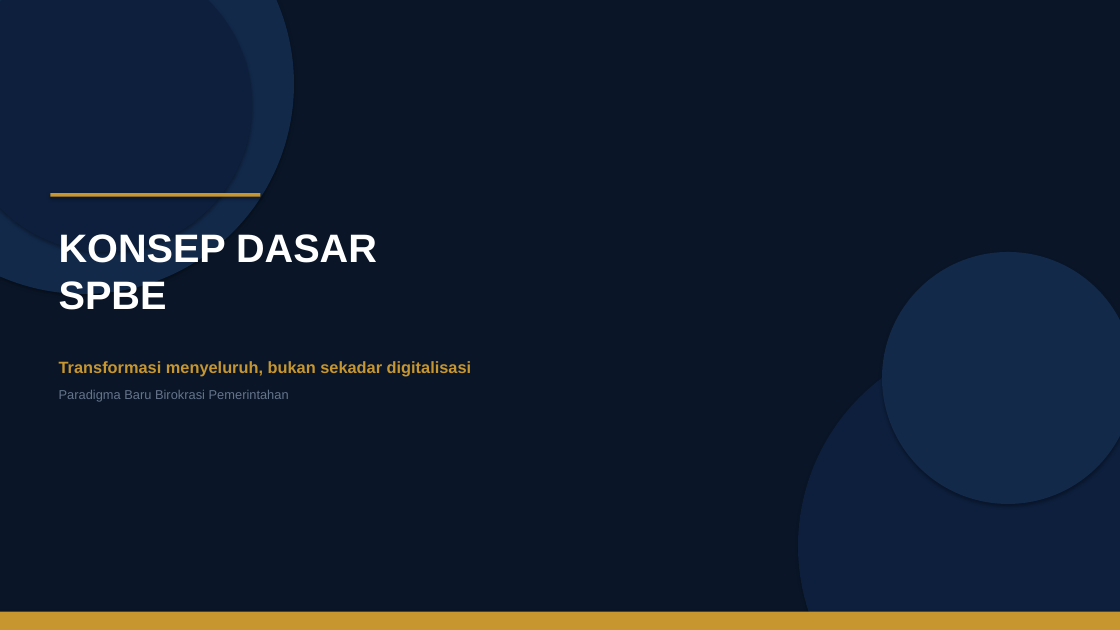
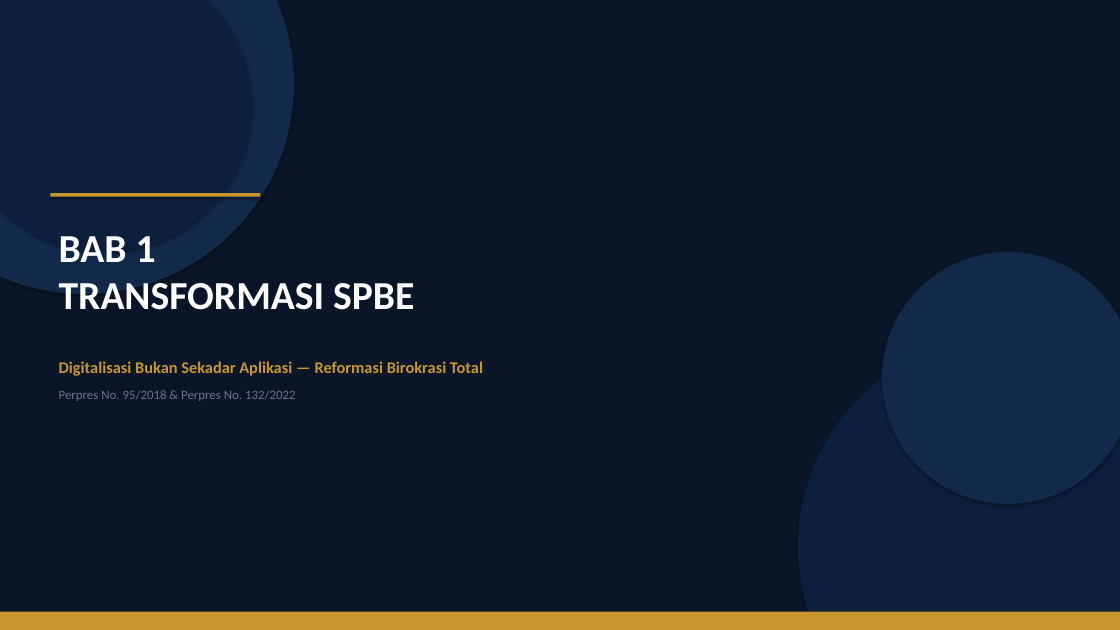
Before and after one commit to rahadiana/coba_ppt, a slide deck: slide 3 of SPBE_Transformasi_Birokrasi.pptx. Drawn at 1120x630 pixels with LibreOffice and Linux fonts; fonts in the diff are those of the drawing. Boxes give left, top, right and bottom in pixels: in the first picture for what was removed or moved away, otherwise in the second. Text is boxed around its words. In the diff, an @@ line names an element or a change of style, - is before the commit and + after.

Commit message:
update: SPBE Transformasi Birokrasi presentation (16 slide, konten lengkap)

```diff
--- a/SPBE_Transformasi_Birokrasi.pptx
+++ b/SPBE_Transformasi_Birokrasi.pptx
@@ text at box(59, 236, 414, 310): text changed; font Arial to Calibri @@
-KONSEP DASAR
-SPBE
+BAB 1
+TRANSFORMASI SPBE
@@ text at box(59, 361, 483, 376): text changed; font Arial to Calibri @@
-Transformasi menyeluruh, bukan sekadar digitalisasi
+Digitalisasi Bukan Sekadar Aplikasi — Reformasi Birokrasi Total
@@ text at box(59, 390, 296, 401): text changed; font Arial to Calibri @@
-Paradigma Baru Birokrasi Pemerintahan
+Perpres No. 95/2018 & Perpres No. 132/2022
```
Also in this commit, not shown: 14 other slides changed, 1 slide added, 1 slide removed.
